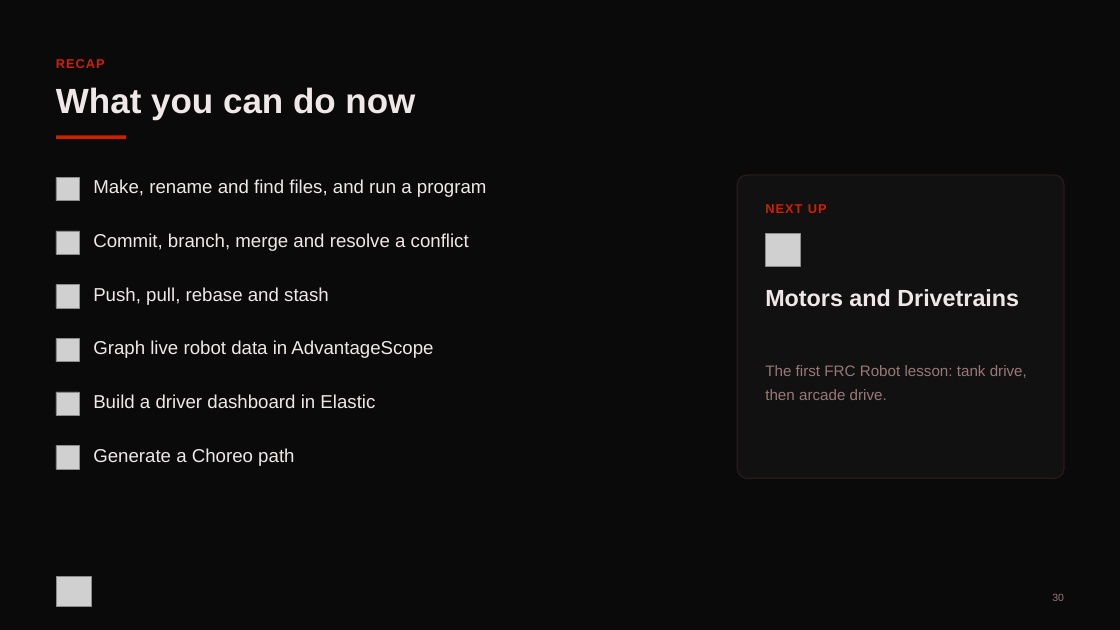
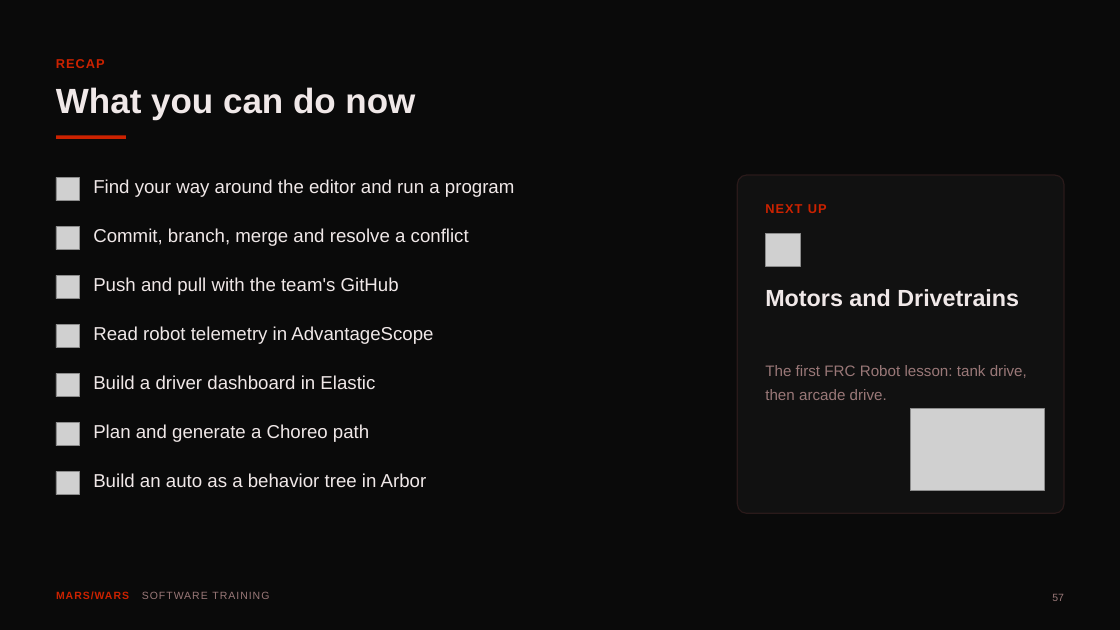
Before and after one commit to FRC-Team-4143/scriptum-lessons, a slide deck: slide 57 of 00-tools.pptx (slide 30 before the commit). Drawn at 1120x630 pixels with LibreOffice and Linux fonts; fonts in the diff are those of the drawing; grey boxes stand for pictures. Boxes give left, top, right and bottom in pixels: in the first picture for what was removed or moved away, otherwise in the second. Text is boxed around its words. In the diff, an @@ line names an element or a change of style, - is before the commit and + after.

```diff
--- a/00-tools.pptx
+++ b/00-tools.pptx
@@ text at (93,179,515,197): text changed @@
-Make, rename and find files, and run a program
+Find your way around the editor and run a program
@@ rounded rectangle: place and size @@
-rounded rectangle at (738,175,1064,478)
+rounded rectangle at (738,175,1064,513)
@@ rounded rectangle at (738,175,1064,513): proportions changed @@
@@ picture: place and size @@
-picture at (56,231,80,254)
+picture at (56,226,80,250)
@@ text "Commit, branch, merge and resolve ...": place and size @@
-text "Commit, branch, merge and resolve ..." at (93,233,469,251)
+text "Commit, branch, merge and resolve ..." at (93,228,469,246)
@@ picture removed at (56,284,80,308) @@
@@ picture added at (56,276,80,299) @@
@@ text at (93,277,399,295): text changed @@
-Push, pull, rebase and stash
+Push and pull with the team's GitHub
@@ picture added at (56,324,80,348) @@
@@ text at (93,326,433,344): text changed @@
-Graph live robot data in AdvantageScope
+Read robot telemetry in AdvantageScope
@@ picture removed at (56,338,80,362) @@
@@ picture added at (56,374,80,397) @@
@@ text "Build a driver dashboard in ...": place and size @@
-text "Build a driver dashboard in ..." at (93,394,375,408)
+text "Build a driver dashboard in ..." at (93,375,375,389)
@@ picture removed at (56,392,80,416) @@
@@ picture added at (910,408,1044,491) @@
@@ picture removed at (56,446,80,469) @@
@@ picture added at (56,422,80,446) @@
@@ text at (93,424,369,442): text changed @@
-Generate a Choreo path
+Plan and generate a Choreo path
@@ picture added at (56,472,80,495) @@
@@ text added at (93,473,427,487), 24 pt, text #F0E8E8 @@
+Build an auto as a behavior tree in Arbor
@@ picture removed at (56,576,92,606) @@
@@ text added at (56,591,269,599), 13.5 pt, text #9A7878 @@
+MARS/WARS SOFTWARE TRAINING
@@ text at (1052,594,1064,601): text changed @@
-30
+57
```
Also in this commit, not shown: 8 other slides changed, 48 slides added, 21 slides removed, 3 other files.
